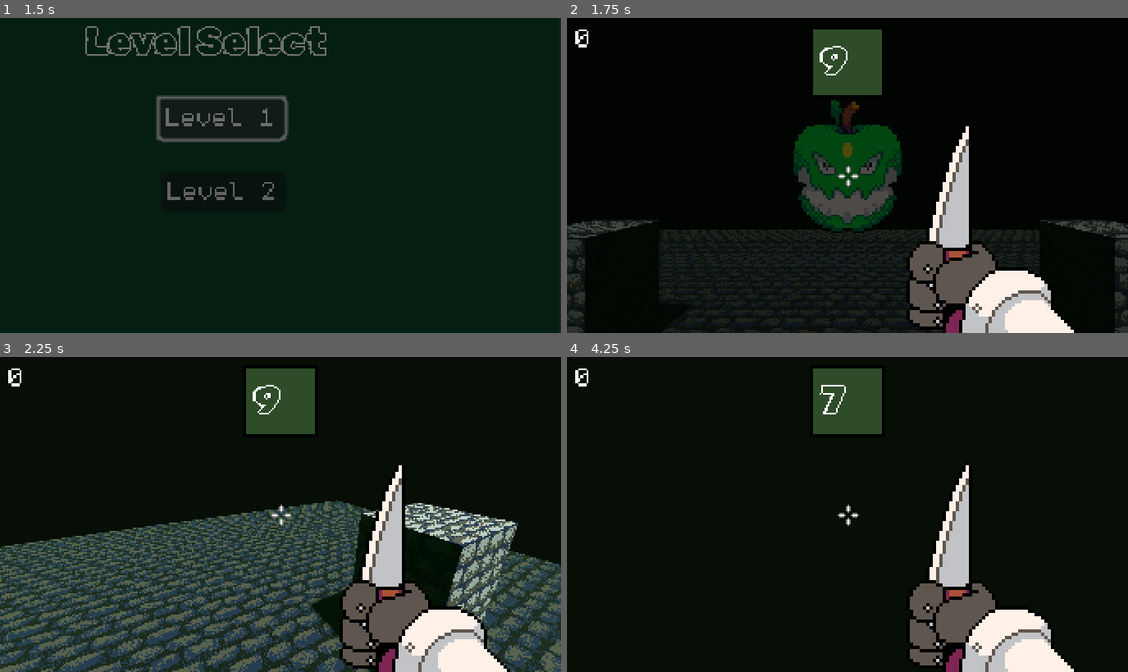
Above: before the commit, frames 1-4 (two rows, left to right).
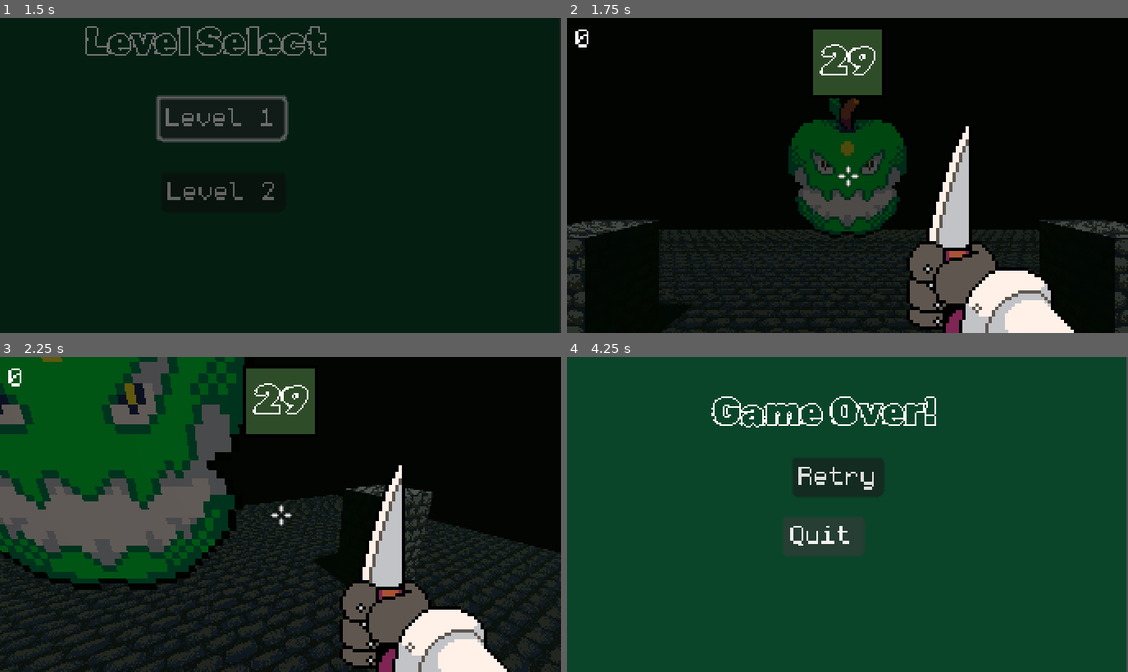
Above: after the commit, the same moments.

Repository: svilinskis1/magic-maker-game
Game: Godot game, scene res://scenes/title.tscn
The game is run twice, just before and just after one commit, with the same random seed, the same clock (stepped at 60 frames per second) and the same inputs.
Inputs (mouse positions are in pixels of both pictures, inside the frame that each line leads up to):
- Up to frame 1 (1.5 s): click "Play" at 0.5 s; click "Level 1" at 1.25 s
- Up to frame 2 (1.75 s): no input
- Up to frame 3 (2.25 s): tap Enter (ui_accept) at 2 s; move the mouse to (308, 514) at 2.02 s; hold W (forward) from 2.03 s (still down); click (308, 514) at 2.1 s
- Up to frame 4 (4.25 s): tap Space (jump) at 2.27, 3.77 s; release W (forward) at 2.75 s; click (836, 476) at 2.75 s, where only the run after the commit has a clickable "Retry"; move the mouse to (819, 514) at 3.52 s; hold W (forward) from 3.53 s (still down); click (819, 514) at 3.6 s

Frame 1 is identical in both runs. In frame 2, 2.6% of the frame differs, in the area x 39-61%, y 8-70%; in frame 3, 57%; in frame 4, 100%, in the area x 0-100%, y 0-100%.

Commit message:
added death functionality

Diff:
--- a/scenes/enemy.tscn
+++ b/scenes/enemy.tscn
@@ -14,8 +14,16 @@
 transform = Transform3D(1, 0, 0, 0, 1, 0, 0, 0, 1, -0.00766087, 1.09658, 0)
 shape = SubResource("CapsuleShape3D_mtiy4")
 
+[node name="Area3D" type="Area3D" parent="."]
+
+[node name="CollisionArea" type="CollisionShape3D" parent="Area3D"]
+transform = Transform3D(1, 0, 0, 0, 1, 0, 0, 0, 1, -0.00766087, 1.09658, 0)
+shape = SubResource("CapsuleShape3D_mtiy4")
+
 [node name="Sprite3D" type="Sprite3D" parent="."]
 transform = Transform3D(0.226028, 0, 0, 0, 0.226028, 0, 0, 0, 0.671044, 0, 1.05533, 0)
 billboard = 2
 texture_filter = 0
 texture = ExtResource("2_h7t6h")
+
+[connection signal="area_entered" from="Area3D" to="." method="_on_area_3d_area_entered"]
--- a/scenes/level1.tscn
+++ b/scenes/level1.tscn
@@ -127,7 +127,7 @@
 color = Color(0.184314, 0.298039, 0.160784, 1)
 
 [node name="Timer" type="Timer" parent="UI"]
-wait_time = 10.0
+wait_time = 30.0
 one_shot = true
 
 [node name="timertext" type="Label" parent="UI"]
--- a/scripts/enemy.gd
+++ b/scripts/enemy.gd
@@ -1,9 +1,9 @@
 extends CharacterBody3D
 
-@export var move_speed = 2.0
-@export var attack_range = 5.0
+@export var move_speed = 1.0
+@export var attack_range = 0.5
 
-@onready var player : CharacterBody3D = get_tree().get_first_node_in_group("player")
+@onready var player = global.player
 var dead = false
 
 func _physics_process(delta):
@@ -18,22 +18,16 @@
 
 	velocity = dir * move_speed
 	move_and_slide()
-	attempt_to_kill_player()
 
-func attempt_to_kill_player():
-	var dist_to_player = global_position.distance_to(player.global_position)
-	if dist_to_player > attack_range:
-		return
 
-	var eye_line = Vector3.UP * 1.5
-	var query = PhysicsRayQueryParameters3D.create(global_position+eye_line, player.global_position+eye_line, 1)
-	var result = get_world_3d().direct_space_state.intersect_ray(query)
-	if result.is_empty():
+func _on_area_3d_area_entered(area):
+	if area.name == "PlayerArea":
 		player.kill()
 
 func kill():
 	dead = true
 	$CollisionShape3D.disabled = true
+	$Area3D/CollisionArea.disabled = true
 	$Sprite3D.texture = load("")
 	var pickup = preload("res://scenes/pickup.tscn")
 	var pickup_object = pickup.instantiate()
--- a/scripts/game over.gd
+++ b/scripts/game over.gd
@@ -12,7 +12,7 @@
 
 
 func _on_retry_button_pressed():
-	transition.change_scene("res://scenes/world.tscn")
+	transition.change_scene("res://scenes/level1.tscn")
 	pass # Replace with function body.
 
 
--- a/scripts/player.gd
+++ b/scripts/player.gd
@@ -13,6 +13,7 @@
 
 func _ready():
 	Input.mouse_mode = Input.MOUSE_MODE_CAPTURED
+	global.player = self
 
 func _input(event):
 	if dead:
@@ -70,3 +71,4 @@
 func kill():
 	dead = true
 	Input.mouse_mode = Input.MOUSE_MODE_VISIBLE
+	transition.change_scene("res://scenes/game over.tscn")
